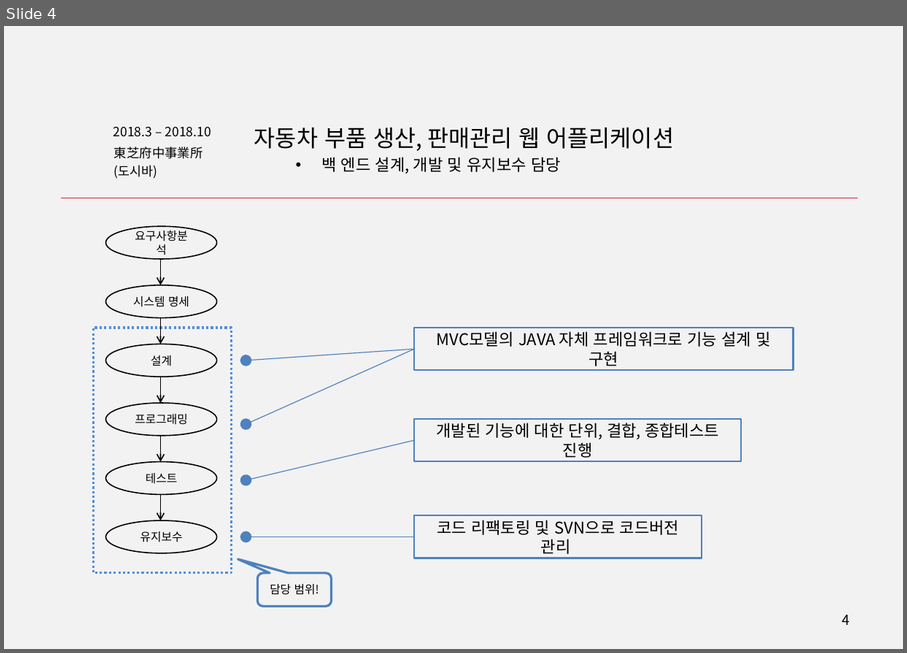
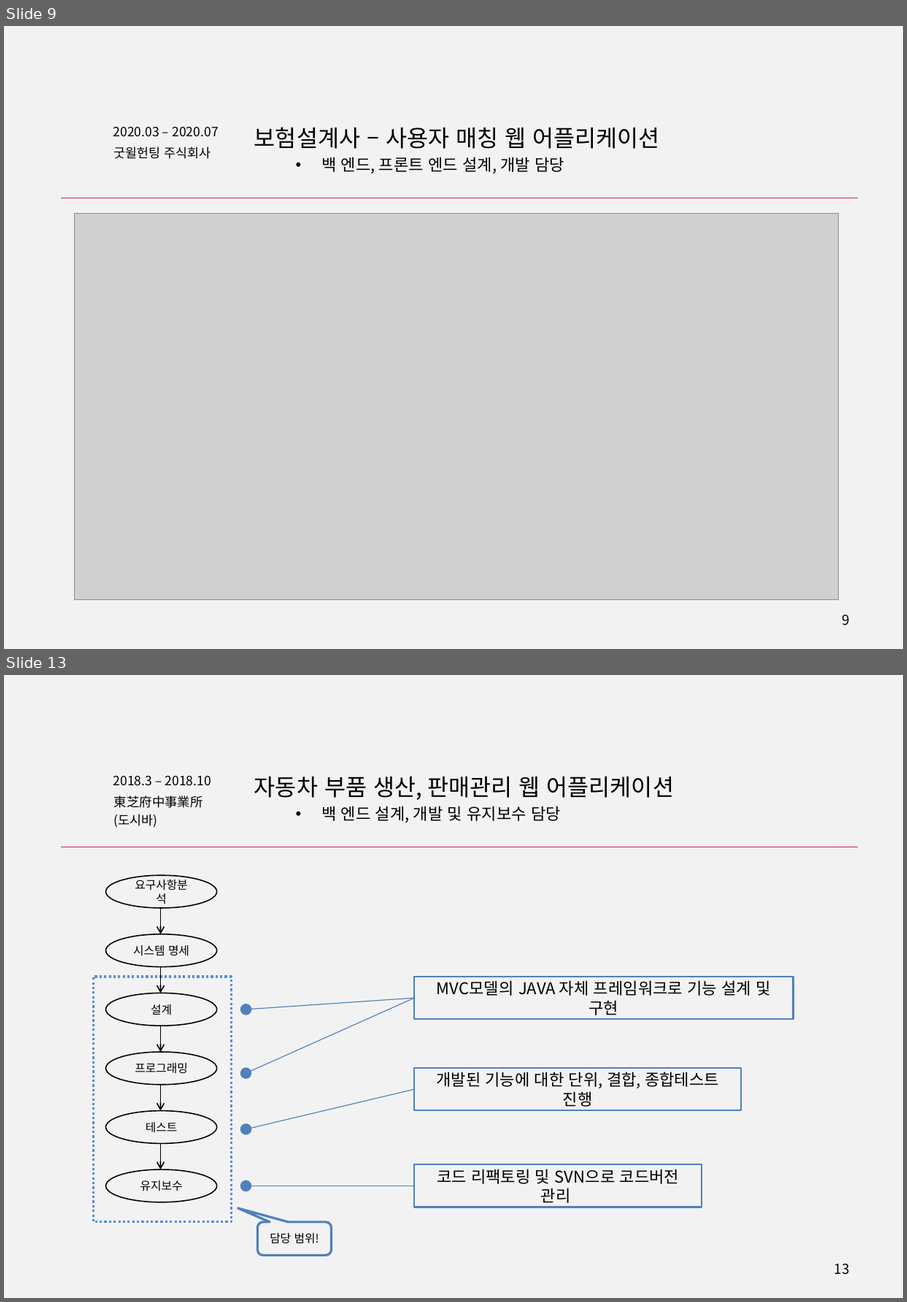
Before and after one commit to Marmaladee/Portfolio, a slide deck: 포트폴리오_강동수(Kang Dongsoo).pptx. Shown one above the other, each under a label of ours: slide 4 before the commit, slides 9 and 13 after it; the slides between them are not shown. The pictures are 907x653 and 907x1302 pixels, drawn with LibreOffice and Linux fonts; fonts in the diff are those of the drawing; grey boxes stand for pictures. Boxes give left, top, right and bottom in pixels: in the first picture for what was removed or moved away, otherwise in the second. Text is boxed around its words. In the diff, an @@ line names an element or a change of style, - is before the commit and + after.

```diff
--- a/포트폴리오_강동수(Kang Dongsoo).pptx
+++ b/포트폴리오_강동수(Kang Dongsoo).pptx
@@ slide 9 added at [4, 26, 903, 649], background #F2F2F2 @@
@@ text added at [113, 127, 219, 137], 11.1 pt, text #000000 @@
+2020.03 – 2020.07
@@ text added at [254, 127, 660, 173], 20 pt, text #000000 @@
+보험설계사 – 사용자 매칭 웹 어플리케이션
+  • 백 엔드, 프론트 엔드 설계, 개발 담당
@@ text added at [114, 146, 211, 159], 11 pt, text #000000 @@
+굿윌헌팅 주식회사
@@ line added from (61, 198) to (859, 198), #D02646 0.75 pt @@
@@ picture added at [75, 213, 839, 600] @@
@@ page number added at [842, 614, 850, 625], 12 pt, text #000000 @@
+9
@@ what was slide 4 is now slide 13 @@
@@ page number at [835, 1263, 850, 1274]: text changed @@
-4
+13
```
Also in this commit, not shown: 3 slides changed, 8 other slides added, 4 other files.
